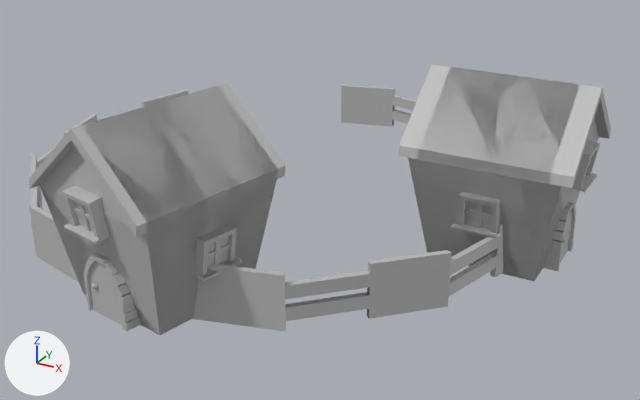
Two versions of the Blender file Blender_Models/Village.blend, one commit apart.
Rendered twice from a camera (50 mm lens) standing at (4.31, -14.79, 6.55) and looking at (-3.48, -0.63, -0.53). Every picture has the same lights, and +X, +Y and +Z are marked at lower left. The first picture is the older version.
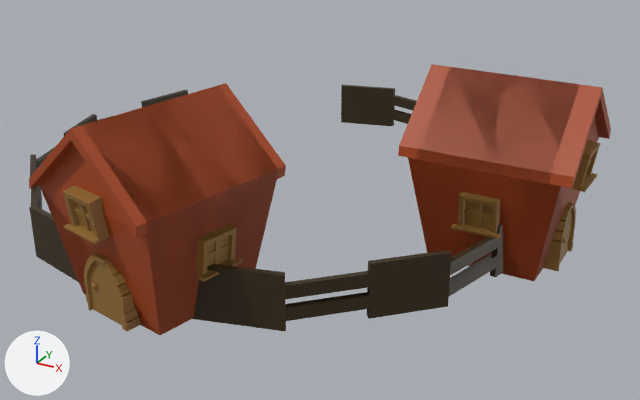
What changed in the scene script:
```text
Add img_fence_color:
    img_fence_color = load_image('fence_color', '_unpacked/fence_color', 1024, 1024, 'sRGB')
Add img_door_color:
    img_door_color = load_image('Door_color', '_unpacked/Door_color', 1024, 1024, 'sRGB')
Add img_house_color:
    img_house_color = load_image('House_Color', '_unpacked/House_Color', 1024, 1024, 'sRGB')
Change mat_material_001:
    remove mat_material_001.base_color = (0.5, 0.5, 0.5)  # grey #bcbcbc
    add mat_material_001.texture = img_house_color
Change mat_material_002:
    remove mat_material_002.base_color = (0.5, 0.5, 0.5)  # grey #bcbcbc
    add mat_material_002.texture = img_door_color
Change mat_material_003:
    remove mat_material_003.base_color = (0.5, 0.5, 0.5)  # grey #bcbcbc
    add mat_material_003.texture = img_house_color
Change mat_material_004:
    remove mat_material_004.base_color = (0.5, 0.5, 0.5)  # grey #bcbcbc
    add mat_material_004.texture = img_door_color
Change mat_material_005:
    remove mat_material_005.base_color = (0.5, 0.5, 0.5)  # grey #bcbcbc
    add mat_material_005.texture = img_fence_color
```

Boxes (x1, y1, x2, y2) around the edits, measured in the pictures (640 x 400 px):
'Cube.001', surface changed (grey to brown): (29, 83, 286, 335) in both
'Cube', surface changed (grey to brown): (398, 64, 611, 281) in both
'Circle', surface changed (grey to brown): (29, 85, 503, 331) in both
